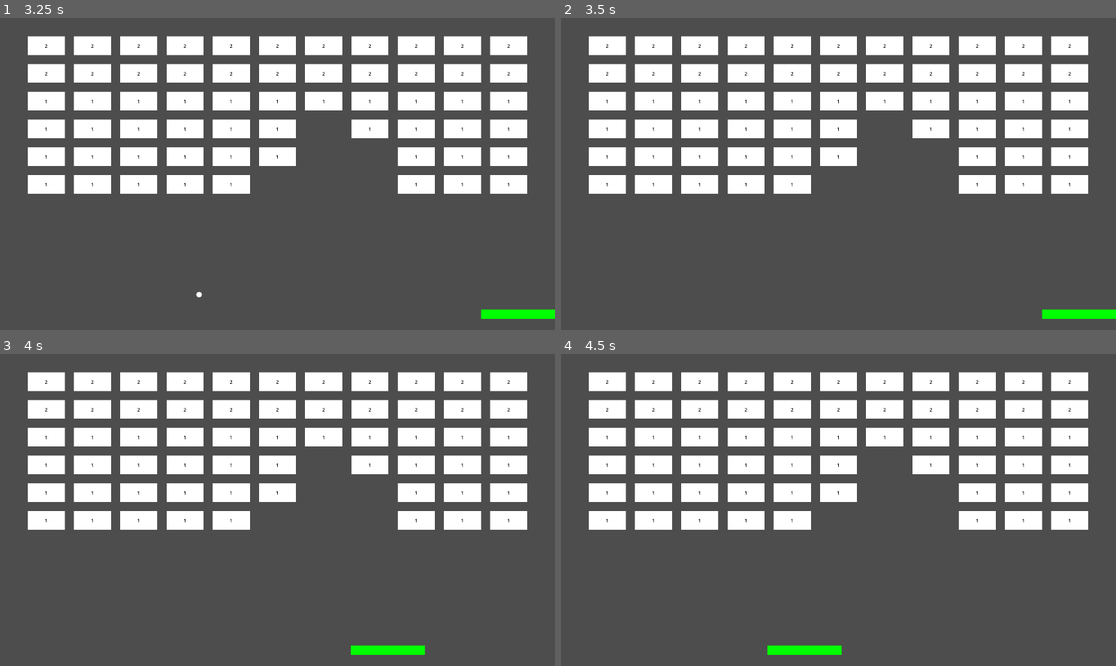
Above: before the commit, frames 1-4 (two rows, left to right).
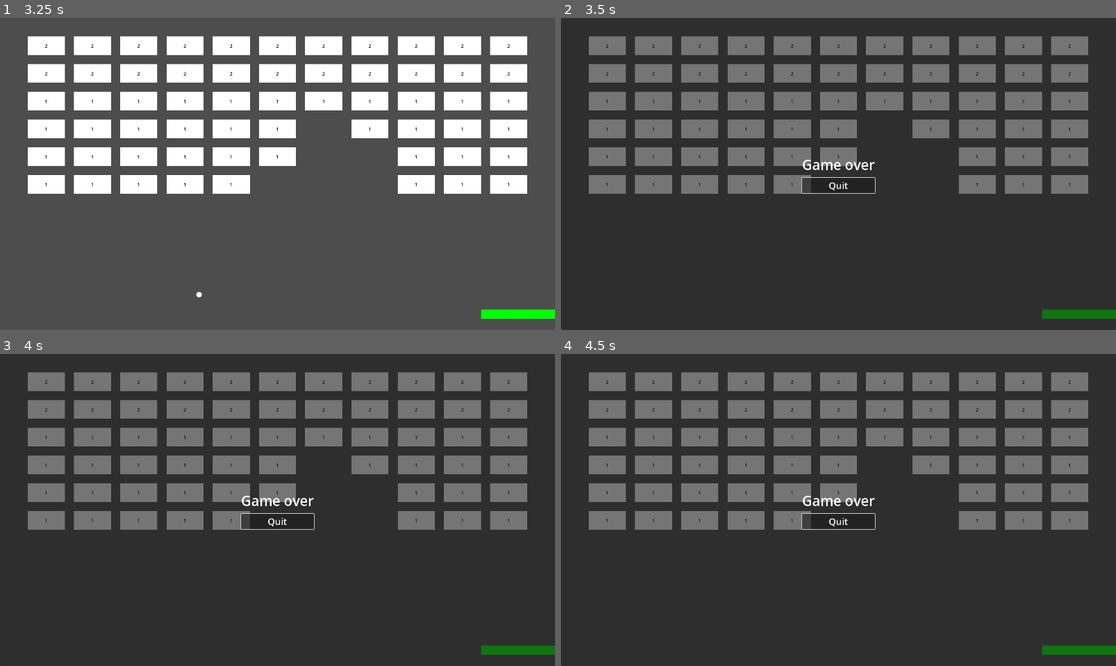
Above: after the commit, the same moments.

Repository: grizio/godot-samples
Game: Godot game, scene res://main.tscn
Same seed, same stepped clock (60 frames per second), same inputs: the game is played once before the commit and once after it. The project has no main scene, so this scene is started directly.
Inputs:
- Up to frame 1 (3.25 s): tap Enter at 0.5 s; hold Right (ui_right) 0.53-1.28 s; hold Left (ui_left) 1.28-2.03 s; hold Right (ui_right) from 2.03 s (still down)
- Up to frame 2 (3.5 s): keep holding Right (ui_right)
- Up to frame 3 (4 s): release Right (ui_right) at 3.53 s; hold Left (ui_left) from 3.53 s (still down)
- Up to frame 4 (4.5 s): keep holding Left (ui_left)

Frame 1 is identical in both runs. In frame 2, 100% of the frame differs, in the area x 0-100%, y 0-100%; in frame 3, 100%; in frame 4, 100%.

Commit message:
real game over

Diff:
--- a/brick-breaker/main.gd
+++ b/brick-breaker/main.gd
@@ -4,8 +4,10 @@
 
 var balls: int = 0
 
-@onready var ball_generation_timer: Timer = $BallGenerationTimer
-@onready var paddle: Paddle = %Paddle
+@onready var game: Node2D = $Game
+@onready var ball_generation_timer: Timer = $Game/BallGenerationTimer
+@onready var paddle: Paddle = %Game/Paddle
+@onready var game_over: GameOver = $GameOver
 
 func _ready() -> void:
     _setup_ball(self )
@@ -22,7 +24,7 @@
 func _on_ball_died() -> void:
     balls -= 1
     if balls <= 0:
-        print("Game over")
+        _on_game_over()
 
 func _on_ball_generation_timer_timeout() -> void:
     var ball: Ball = ball_scene.instantiate()
@@ -31,3 +33,7 @@
     ball.died.connect(_on_ball_died)
     balls += 1
     add_child(ball)
+
+func _on_game_over() -> void:
+    game_over.visible = true
+    get_tree().paused = true
--- a/brick-breaker/main.tscn
+++ b/brick-breaker/main.tscn
@@ -5,6 +5,7 @@
 [ext_resource type="PackedScene" uid="uid://bscb3hpn6rys8" path="res://components/ball/ball.tscn" id="2_h2yge"]
 [ext_resource type="Script" uid="uid://cpf34tsssw8o0" path="res://components/hitbox.gd" id="3_1bvp3"]
 [ext_resource type="PackedScene" uid="uid://tym16h72vrs2" path="res://components/brick/brick.tscn" id="3_h2yge"]
+[ext_resource type="PackedScene" uid="uid://bg6fc4buiy8t5" path="res://ui/game_over/GameOver.tscn" id="6_7mycd"]
 
 [sub_resource type="WorldBoundaryShape2D" id="WorldBoundaryShape2D_0xm2m"]
 normal = Vector2(1, 0)
@@ -21,335 +22,340 @@
 [node name="Node2D" type="Node2D" unique_id=891628590]
 script = ExtResource("1_lquwl")
 
-[node name="Ball" parent="." unique_id=1611560028 instance=ExtResource("2_h2yge")]
+[node name="Game" type="Node2D" parent="." unique_id=873526747]
+
+[node name="Ball" parent="Game" unique_id=1611560028 instance=ExtResource("2_h2yge")]
 position = Vector2(928, 960)
 speed = 800.0
 
-[node name="Paddle" parent="." unique_id=13024222 instance=ExtResource("1_0xm2m")]
+[node name="Paddle" parent="Game" unique_id=13024222 instance=ExtResource("1_0xm2m")]
 unique_name_in_owner = true
 position = Vector2(944, 1025)
 speed = 1000.0
 
-[node name="World" type="Node2D" parent="." unique_id=581306616]
+[node name="World" type="Node2D" parent="Game" unique_id=581306616]
 metadata/_edit_lock_ = true
 metadata/_edit_group_ = true
 
-[node name="Left" type="StaticBody2D" parent="World" unique_id=153478667]
+[node name="Left" type="StaticBody2D" parent="Game/World" unique_id=153478667]
 position = Vector2(0, 100)
 
-[node name="CollisionShape2D" type="CollisionShape2D" parent="World/Left" unique_id=1644431788]
+[node name="CollisionShape2D" type="CollisionShape2D" parent="Game/World/Left" unique_id=1644431788]
 shape = SubResource("WorldBoundaryShape2D_0xm2m")
 
-[node name="Right" type="StaticBody2D" parent="World" unique_id=961200328]
+[node name="Right" type="StaticBody2D" parent="Game/World" unique_id=961200328]
 position = Vector2(1920, 100)
 
-[node name="CollisionShape2D" type="CollisionShape2D" parent="World/Right" unique_id=503229239]
+[node name="CollisionShape2D" type="CollisionShape2D" parent="Game/World/Right" unique_id=503229239]
 shape = SubResource("WorldBoundaryShape2D_h2yge")
 
-[node name="Top" type="StaticBody2D" parent="World" unique_id=1523118831]
+[node name="Top" type="StaticBody2D" parent="Game/World" unique_id=1523118831]
 position = Vector2(100, 0)
 
-[node name="CollisionShape2D" type="CollisionShape2D" parent="World/Top" unique_id=77718900]
+[node name="CollisionShape2D" type="CollisionShape2D" parent="Game/World/Top" unique_id=77718900]
 shape = SubResource("WorldBoundaryShape2D_1bvp3")
 
-[node name="Hitbox" type="Area2D" parent="World" unique_id=648166148]
+[node name="Hitbox" type="Area2D" parent="Game/World" unique_id=648166148]
 collision_layer = 0
 collision_mask = 2
 script = ExtResource("3_1bvp3")
 metadata/_custom_type_script = "uid://cpf34tsssw8o0"
 
-[node name="CollisionShape2D" type="CollisionShape2D" parent="World/Hitbox" unique_id=1802079828]
+[node name="CollisionShape2D" type="CollisionShape2D" parent="Game/World/Hitbox" unique_id=1802079828]
 position = Vector2(964.5, 1120)
 shape = SubResource("RectangleShape2D_lquwl")
 
-[node name="Bricks" type="Node2D" parent="." unique_id=956615947]
-
-[node name="Brick" parent="Bricks" unique_id=512584707 instance=ExtResource("3_h2yge")]
+[node name="Bricks" type="Node2D" parent="Game" unique_id=956615947]
+
+[node name="Brick" parent="Game/Bricks" unique_id=512584707 instance=ExtResource("3_h2yge")]
 position = Vector2(160, 96)
 color = Color(1, 1, 1, 1)
 life = 2
 
-[node name="Brick2" parent="Bricks" unique_id=1021999730 instance=ExtResource("3_h2yge")]
+[node name="Brick2" parent="Game/Bricks" unique_id=1021999730 instance=ExtResource("3_h2yge")]
 position = Vector2(160, 192)
 color = Color(1, 1, 1, 1)
 life = 2
 
-[node name="Brick3" parent="Bricks" unique_id=1030479349 instance=ExtResource("3_h2yge")]
+[node name="Brick3" parent="Game/Bricks" unique_id=1030479349 instance=ExtResource("3_h2yge")]
 position = Vector2(160, 288)
 color = Color(1, 1, 1, 1)
 
-[node name="Brick4" parent="Bricks" unique_id=540850728 instance=ExtResource("3_h2yge")]
+[node name="Brick4" parent="Game/Bricks" unique_id=540850728 instance=ExtResource("3_h2yge")]
 position = Vector2(160, 384)
 color = Color(1, 1, 1, 1)
 
-[node name="Brick5" parent="Bricks" unique_id=1302770849 instance=ExtResource("3_h2yge")]
+[node name="Brick5" parent="Game/Bricks" unique_id=1302770849 instance=ExtResource("3_h2yge")]
 position = Vector2(160, 480)
 color = Color(1, 1, 1, 1)
 
-[node name="Brick6" parent="Bricks" unique_id=2073676259 instance=ExtResource("3_h2yge")]
+[node name="Brick6" parent="Game/Bricks" unique_id=2073676259 instance=ExtResource("3_h2yge")]
 position = Vector2(160, 576)
 color = Color(1, 1, 1, 1)
 
-[node name="Brick7" parent="Bricks" unique_id=557332529 instance=ExtResource("3_h2yge")]
+[node name="Brick7" parent="Game/Bricks" unique_id=557332529 instance=ExtResource("3_h2yge")]
 position = Vector2(320, 96)
 color = Color(1, 1, 1, 1)
 life = 2
 
-[node name="Brick8" parent="Bricks" unique_id=826737979 instance=ExtResource("3_h2yge")]
+[node name="Brick8" parent="Game/Bricks" unique_id=826737979 instance=ExtResource("3_h2yge")]
 position = Vector2(320, 192)
 color = Color(1, 1, 1, 1)
 life = 2
 
-[node name="Brick9" parent="Bricks" unique_id=1839997755 instance=ExtResource("3_h2yge")]
+[node name="Brick9" parent="Game/Bricks" unique_id=1839997755 instance=ExtResource("3_h2yge")]
 position = Vector2(320, 288)
 color = Color(1, 1, 1, 1)
 
-[node name="Brick10" parent="Bricks" unique_id=849297096 instance=ExtResource("3_h2yge")]
+[node name="Brick10" parent="Game/Bricks" unique_id=849297096 instance=ExtResource("3_h2yge")]
 position = Vector2(320, 384)
 color = Color(1, 1, 1, 1)
 
-[node name="Brick11" parent="Bricks" unique_id=705429177 instance=ExtResource("3_h2yge")]
+[node name="Brick11" parent="Game/Bricks" unique_id=705429177 instance=ExtResource("3_h2yge")]
 position = Vector2(320, 480)
 color = Color(1, 1, 1, 1)
 
-[node name="Brick12" parent="Bricks" unique_id=548497274 instance=ExtResource("3_h2yge")]
+[node name="Brick12" parent="Game/Bricks" unique_id=548497274 instance=ExtResource("3_h2yge")]
 position = Vector2(320, 576)
 color = Color(1, 1, 1, 1)
 
-[node name="Brick13" parent="Bricks" unique_id=402503231 instance=ExtResource("3_h2yge")]
+[node name="Brick13" parent="Game/Bricks" unique_id=402503231 instance=ExtResource("3_h2yge")]
 position = Vector2(480, 96)
 color = Color(1, 1, 1, 1)
 life = 2
 
-[node name="Brick14" parent="Bricks" unique_id=180251162 instance=ExtResource("3_h2yge")]
+[node name="Brick14" parent="Game/Bricks" unique_id=180251162 instance=ExtResource("3_h2yge")]
 position = Vector2(480, 192)
 color = Color(1, 1, 1, 1)
 life = 2
 
-[node name="Brick15" parent="Bricks" unique_id=1243278625 instance=ExtResource("3_h2yge")]
+[node name="Brick15" parent="Game/Bricks" unique_id=1243278625 instance=ExtResource("3_h2yge")]
 position = Vector2(480, 288)
 color = Color(1, 1, 1, 1)
 
-[node name="Brick16" parent="Bricks" unique_id=637588870 instance=ExtResource("3_h2yge")]
+[node name="Brick16" parent="Game/Bricks" unique_id=637588870 instance=ExtResource("3_h2yge")]
 position = Vector2(480, 384)
 color = Color(1, 1, 1, 1)
 
-[node name="Brick17" parent="Bricks" unique_id=936623255 instance=ExtResource("3_h2yge")]
+[node name="Brick17" parent="Game/Bricks" unique_id=936623255 instance=ExtResource("3_h2yge")]
 position = Vector2(480, 480)
 color = Color(1, 1, 1, 1)
 
-[node name="Brick18" parent="Bricks" unique_id=1000187551 instance=ExtResource("3_h2yge")]
+[node name="Brick18" parent="Game/Bricks" unique_id=1000187551 instance=ExtResource("3_h2yge")]
 position = Vector2(480, 576)
 color = Color(1, 1, 1, 1)
 
-[node name="Brick19" parent="Bricks" unique_id=1243641140 instance=ExtResource("3_h2yge")]
+[node name="Brick19" parent="Game/Bricks" unique_id=1243641140 instance=ExtResource("3_h2yge")]
 position = Vector2(640, 96)
 color = Color(1, 1, 1, 1)
 life = 2
 
-[node name="Brick20" parent="Bricks" unique_id=461166551 instance=ExtResource("3_h2yge")]
+[node name="Brick20" parent="Game/Bricks" unique_id=461166551 instance=ExtResource("3_h2yge")]
 position = Vector2(640, 192)
 color = Color(1, 1, 1, 1)
 life = 2
 
-[node name="Brick21" parent="Bricks" unique_id=51323089 instance=ExtResource("3_h2yge")]
+[node name="Brick21" parent="Game/Bricks" unique_id=51323089 instance=ExtResource("3_h2yge")]
 position = Vector2(640, 288)
 color = Color(1, 1, 1, 1)
 
-[node name="Brick22" parent="Bricks" unique_id=1164364302 instance=ExtResource("3_h2yge")]
+[node name="Brick22" parent="Game/Bricks" unique_id=1164364302 instance=ExtResource("3_h2yge")]
 position = Vector2(640, 384)
 color = Color(1, 1, 1, 1)
 
-[node name="Brick23" parent="Bricks" unique_id=2051505872 instance=ExtResource("3_h2yge")]
+[node name="Brick23" parent="Game/Bricks" unique_id=2051505872 instance=ExtResource("3_h2yge")]
 position = Vector2(640, 480)
 color = Color(1, 1, 1, 1)
 
-[node name="Brick24" parent="Bricks" unique_id=1865169051 instance=ExtResource("3_h2yge")]
+[node name="Brick24" parent="Game/Bricks" unique_id=1865169051 instance=ExtResource("3_h2yge")]
 position = Vector2(640, 576)
 color = Color(1, 1, 1, 1)
 
-[node name="Brick25" parent="Bricks" unique_id=1926672029 instance=ExtResource("3_h2yge")]
+[node name="Brick25" parent="Game/Bricks" unique_id=1926672029 instance=ExtResource("3_h2yge")]
 position = Vector2(800, 96)
 color = Color(1, 1, 1, 1)
 life = 2
 
-[node name="Brick26" parent="Bricks" unique_id=357047509 instance=ExtResource("3_h2yge")]
+[node name="Brick26" parent="Game/Bricks" unique_id=357047509 instance=ExtResource("3_h2yge")]
 position = Vector2(800, 192)
 color = Color(1, 1, 1, 1)
 life = 2
 
-[node name="Brick27" parent="Bricks" unique_id=194741795 instance=ExtResource("3_h2yge")]
+[node name="Brick27" parent="Game/Bricks" unique_id=194741795 instance=ExtResource("3_h2yge")]
 position = Vector2(800, 288)
 color = Color(1, 1, 1, 1)
 
-[node name="Brick28" parent="Bricks" unique_id=463956006 instance=ExtResource("3_h2yge")]
+[node name="Brick28" parent="Game/Bricks" unique_id=463956006 instance=ExtResource("3_h2yge")]
 position = Vector2(800, 384)
 color = Color(1, 1, 1, 1)
 
-[node name="Brick29" parent="Bricks" unique_id=1761646994 instance=ExtResource("3_h2yge")]
+[node name="Brick29" parent="Game/Bricks" unique_id=1761646994 instance=ExtResource("3_h2yge")]
 position = Vector2(800, 480)
 color = Color(1, 1, 1, 1)
 
-[node name="Brick30" parent="Bricks" unique_id=874994111 instance=ExtResource("3_h2yge")]
+[node name="Brick30" parent="Game/Bricks" unique_id=874994111 instance=ExtResource("3_h2yge")]
 position = Vector2(800, 576)
 color = Color(1, 1, 1, 1)
 
-[node name="Brick31" parent="Bricks" unique_id=1752532184 instance=ExtResource("3_h2yge")]
+[node name="Brick31" parent="Game/Bricks" unique_id=1752532184 instance=ExtResource("3_h2yge")]
 position = Vector2(960, 96)
 color = Color(1, 1, 1, 1)
 life = 2
 
-[node name="Brick32" parent="Bricks" unique_id=1226958897 instance=ExtResource("3_h2yge")]
+[node name="Brick32" parent="Game/Bricks" unique_id=1226958897 instance=ExtResource("3_h2yge")]
 position = Vector2(960, 192)
 color = Color(1, 1, 1, 1)
 life = 2
 
-[node name="Brick33" parent="Bricks" unique_id=1822483147 instance=ExtResource("3_h2yge")]
+[node name="Brick33" parent="Game/Bricks" unique_id=1822483147 instance=ExtResource("3_h2yge")]
 position = Vector2(960, 288)
 color = Color(1, 1, 1, 1)
 
-[node name="Brick34" parent="Bricks" unique_id=457824954 instance=ExtResource("3_h2yge")]
+[node name="Brick34" parent="Game/Bricks" unique_id=457824954 instance=ExtResource("3_h2yge")]
 position = Vector2(960, 384)
 color = Color(1, 1, 1, 1)
 
-[node name="Brick35" parent="Bricks" unique_id=141607420 instance=ExtResource("3_h2yge")]
+[node name="Brick35" parent="Game/Bricks" unique_id=141607420 instance=ExtResource("3_h2yge")]
 position = Vector2(960, 480)
 color = Color(1, 1, 1, 1)
 
-[node name="Brick36" parent="Bricks" unique_id=1223082918 instance=ExtResource("3_h2yge")]
+[node name="Brick36" parent="Game/Bricks" unique_id=1223082918 instance=ExtResource("3_h2yge")]
 position = Vector2(960, 576)
 color = Color(1, 1, 1, 1)
 
-[node name="Brick37" parent="Bricks" unique_id=355837024 instance=ExtResource("3_h2yge")]
+[node name="Brick37" parent="Game/Bricks" unique_id=355837024 instance=ExtResource("3_h2yge")]
 position = Vector2(1120, 96)
 color = Color(1, 1, 1, 1)
 life = 2
 
-[node name="Brick38" parent="Bricks" unique_id=1834130163 instance=ExtResource("3_h2yge")]
+[node name="Brick38" parent="Game/Bricks" unique_id=1834130163 instance=ExtResource("3_h2yge")]
 position = Vector2(1120, 192)
 color = Color(1, 1, 1, 1)
 life = 2
 
-[node name="Brick39" parent="Bricks" unique_id=1480873957 instance=ExtResource("3_h2yge")]
+[node name="Brick39" parent="Game/Bricks" unique_id=1480873957 instance=ExtResource("3_h2yge")]
 position = Vector2(1120, 288)
 color = Color(1, 1, 1, 1)
 
-[node name="Brick40" parent="Bricks" unique_id=2115421372 instance=ExtResource("3_h2yge")]
+[node name="Brick40" parent="Game/Bricks" unique_id=2115421372 instance=ExtResource("3_h2yge")]
 position = Vector2(1120, 384)
 color = Color(1, 1, 1, 1)
 
-[node name="Brick41" parent="Bricks" unique_id=452936064 instance=ExtResource("3_h2yge")]
+[node name="Brick41" parent="Game/Bricks" unique_id=452936064 instance=ExtResource("3_h2yge")]
 position = Vector2(1120, 480)
 color = Color(1, 1, 1, 1)
 
-[node name="Brick42" parent="Bricks" unique_id=348534718 instance=ExtResource("3_h2yge")]
+[node name="Brick42" parent="Game/Bricks" unique_id=348534718 instance=ExtResource("3_h2yge")]
 position = Vector2(1120, 576)
 color = Color(1, 1, 1, 1)
 
-[node name="Brick43" parent="Bricks" unique_id=1446043365 instance=ExtResource("3_h2yge")]
+[node name="Brick43" parent="Game/Bricks" unique_id=1446043365 instance=ExtResource("3_h2yge")]
 position = Vector2(1280, 96)
 color = Color(1, 1, 1, 1)
 life = 2
 
-[node name="Brick44" parent="Bricks" unique_id=1855184869 instance=ExtResource("3_h2yge")]
+[node name="Brick44" parent="Game/Bricks" unique_id=1855184869 instance=ExtResource("3_h2yge")]
 position = Vector2(1280, 192)
 color = Color(1, 1, 1, 1)
 life = 2
 
-[node name="Brick45" parent="Bricks" unique_id=1843938869 instance=ExtResource("3_h2yge")]
+[node name="Brick45" parent="Game/Bricks" unique_id=1843938869 instance=ExtResource("3_h2yge")]
 position = Vector2(1280, 288)
 color = Color(1, 1, 1, 1)
 
-[node name="Brick46" parent="Bricks" unique_id=817648760 instance=ExtResource("3_h2yge")]
+[node name="Brick46" parent="Game/Bricks" unique_id=817648760 instance=ExtResource("3_h2yge")]
 position = Vector2(1280, 384)
 color = Color(1, 1, 1, 1)
 
-[node name="Brick47" parent="Bricks" unique_id=1076556404 instance=ExtResource("3_h2yge")]
+[node name="Brick47" parent="Game/Bricks" unique_id=1076556404 instance=ExtResource("3_h2yge")]
 position = Vector2(1280, 480)
 color = Color(1, 1, 1, 1)
 
-[node name="Brick48" parent="Bricks" unique_id=421434110 instance=ExtResource("3_h2yge")]
+[node name="Brick48" parent="Game/Bricks" unique_id=421434110 instance=ExtResource("3_h2yge")]
 position = Vector2(1280, 576)
 color = Color(1, 1, 1, 1)
 
-[node name="Brick49" parent="Bricks" unique_id=665595636 instance=ExtResource("3_h2yge")]
+[node name="Brick49" parent="Game/Bricks" unique_id=665595636 instance=ExtResource("3_h2yge")]
 position = Vector2(1440, 96)
 color = Color(1, 1, 1, 1)
 life = 2
 
-[node name="Brick50" parent="Bricks" unique_id=1148215916 instance=ExtResource("3_h2yge")]
+[node name="Brick50" parent="Game/Bricks" unique_id=1148215916 instance=ExtResource("3_h2yge")]
 position = Vector2(1440, 192)
 color = Color(1, 1, 1, 1)
 life = 2
 
-[node name="Brick51" parent="Bricks" unique_id=1174998100 instance=ExtResource("3_h2yge")]
+[node name="Brick51" parent="Game/Bricks" unique_id=1174998100 instance=ExtResource("3_h2yge")]
 position = Vector2(1440, 288)
 color = Color(1, 1, 1, 1)
 
-[node name="Brick52" parent="Bricks" unique_id=2043456729 instance=ExtResource("3_h2yge")]
+[node name="Brick52" parent="Game/Bricks" unique_id=2043456729 instance=ExtResource("3_h2yge")]
 position = Vector2(1440, 384)
 color = Color(1, 1, 1, 1)
 
-[node name="Brick53" parent="Bricks" unique_id=825396976 instance=ExtResource("3_h2yge")]
+[node name="Brick53" parent="Game/Bricks" unique_id=825396976 instance=ExtResource("3_h2yge")]
 position = Vector2(1440, 480)
 color = Color(1, 1, 1, 1)
 
-[node name="Brick54" parent="Bricks" unique_id=1971797510 instance=ExtResource("3_h2yge")]
+[node name="Brick54" parent="Game/Bricks" unique_id=1971797510 instance=ExtResource("3_h2yge")]
 position = Vector2(1440, 576)
 color = Color(1, 1, 1, 1)
 
-[node name="Brick55" parent="Bricks" unique_id=368795699 instance=ExtResource("3_h2yge")]
+[node name="Brick55" parent="Game/Bricks" unique_id=368795699 instance=ExtResource("3_h2yge")]
 position = Vector2(1600, 96)
 color = Color(1, 1, 1, 1)
 life = 2
 
-[node name="Brick56" parent="Bricks" unique_id=2042624185 instance=ExtResource("3_h2yge")]
+[node name="Brick56" parent="Game/Bricks" unique_id=2042624185 instance=ExtResource("3_h2yge")]
 position = Vector2(1600, 192)
 color = Color(1, 1, 1, 1)
 life = 2
 
-[node name="Brick57" parent="Bricks" unique_id=371666488 instance=ExtResource("3_h2yge")]
+[node name="Brick57" parent="Game/Bricks" unique_id=371666488 instance=ExtResource("3_h2yge")]
 position = Vector2(1600, 288)
 color = Color(1, 1, 1, 1)
 
-[node name="Brick58" parent="Bricks" unique_id=522965293 instance=ExtResource("3_h2yge")]
+[node name="Brick58" parent="Game/Bricks" unique_id=522965293 instance=ExtResource("3_h2yge")]
 position = Vector2(1600, 384)
 color = Color(1, 1, 1, 1)
 
-[node name="Brick59" parent="Bricks" unique_id=284533133 instance=ExtResource("3_h2yge")]
+[node name="Brick59" parent="Game/Bricks" unique_id=284533133 instance=ExtResource("3_h2yge")]
 position = Vector2(1600, 480)
 color = Color(1, 1, 1, 1)
 
-[node name="Brick60" parent="Bricks" unique_id=2057709678 instance=ExtResource("3_h2yge")]
+[node name="Brick60" parent="Game/Bricks" unique_id=2057709678 instance=ExtResource("3_h2yge")]
 position = Vector2(1600, 576)
 color = Color(1, 1, 1, 1)
 
-[node name="Brick61" parent="Bricks" unique_id=777255125 instance=ExtResource("3_h2yge")]
+[node name="Brick61" parent="Game/Bricks" unique_id=777255125 instance=ExtResource("3_h2yge")]
 position = Vector2(1760, 96)
 color = Color(1, 1, 1, 1)
 life = 2
 
-[node name="Brick62" parent="Bricks" unique_id=666496702 instance=ExtResource("3_h2yge")]
+[node name="Brick62" parent="Game/Bricks" unique_id=666496702 instance=ExtResource("3_h2yge")]
 position = Vector2(1760, 192)
 color = Color(1, 1, 1, 1)
 life = 2
 
-[node name="Brick63" parent="Bricks" unique_id=1722419293 instance=ExtResource("3_h2yge")]
+[node name="Brick63" parent="Game/Bricks" unique_id=1722419293 instance=ExtResource("3_h2yge")]
 position = Vector2(1760, 288)
 color = Color(1, 1, 1, 1)
 
-[node name="Brick64" parent="Bricks" unique_id=465790748 instance=ExtResource("3_h2yge")]
+[node name="Brick64" parent="Game/Bricks" unique_id=465790748 instance=ExtResource("3_h2yge")]
 position = Vector2(1760, 384)
 color = Color(1, 1, 1, 1)
 
-[node name="Brick65" parent="Bricks" unique_id=1376272118 instance=ExtResource("3_h2yge")]
+[node name="Brick65" parent="Game/Bricks" unique_id=1376272118 instance=ExtResource("3_h2yge")]
 position = Vector2(1760, 480)
 color = Color(1, 1, 1, 1)
 
-[node name="Brick66" parent="Bricks" unique_id=878223799 instance=ExtResource("3_h2yge")]
+[node name="Brick66" parent="Game/Bricks" unique_id=878223799 instance=ExtResource("3_h2yge")]
 position = Vector2(1760, 576)
 color = Color(1, 1, 1, 1)
 
-[node name="BallGenerationTimer" type="Timer" parent="." unique_id=1179359081]
+[node name="BallGenerationTimer" type="Timer" parent="Game" unique_id=1179359081]
 wait_time = 10.0
 autostart = true
+
+[node name="GameOver" parent="." unique_id=971348591 instance=ExtResource("6_7mycd")]
+visible = false
--- /dev/null
+++ b/brick-breaker/ui/game_over/GameOver.tscn
@@ -0,0 +1,32 @@
+[gd_scene format=3 uid="uid://bg6fc4buiy8t5"]
+
+[ext_resource type="Script" uid="uid://clvryxbvyegwa" path="res://ui/game_over/game_over.gd" id="1_cvna2"]
+
+[node name="GameOver" type="CanvasLayer" unique_id=971348591]
+process_mode = 3
+script = ExtResource("1_cvna2")
+
+[node name="PanelContainer" type="PanelContainer" parent="." unique_id=894098134]
+anchors_preset = 15
+anchor_right = 1.0
+anchor_bottom = 1.0
+grow_horizontal = 2
+grow_vertical = 2
+
+[node name="VBoxContainer" type="VBoxContainer" parent="PanelContainer" unique_id=300205222]
+layout_mode = 2
+size_flags_horizontal = 4
+size_flags_vertical = 4
+theme_override_constants/separation = 12
+
+[node name="Label" type="Label" parent="PanelContainer/VBoxContainer" unique_id=72049485]
+layout_mode = 2
+theme_override_font_sizes/font_size = 48
+text = "Game over"
+horizontal_alignment = 1
+
+[node name="Quit" type="Button" parent="PanelContainer/VBoxContainer" unique_id=1224589664]
+unique_name_in_owner = true
+layout_mode = 2
+theme_override_font_sizes/font_size = 32
+text = "Quit"
--- /dev/null
+++ b/brick-breaker/ui/game_over/game_over.gd
@@ -0,0 +1,15 @@
+class_name GameOver extends CanvasLayer
+
+@onready var quit: Button = %Quit
+
+func _ready() -> void:
+    visibility_changed.connect(_on_visibility_changed)
+    quit.pressed.connect(_on_quit)
+
+
+func _on_visibility_changed() -> void:
+    if visible:
+        quit.grab_focus()
+
+func _on_quit() -> void:
+    get_tree().quit()
Not shown, added: brick-breaker/ui/game_over/game_over.gd.uid
